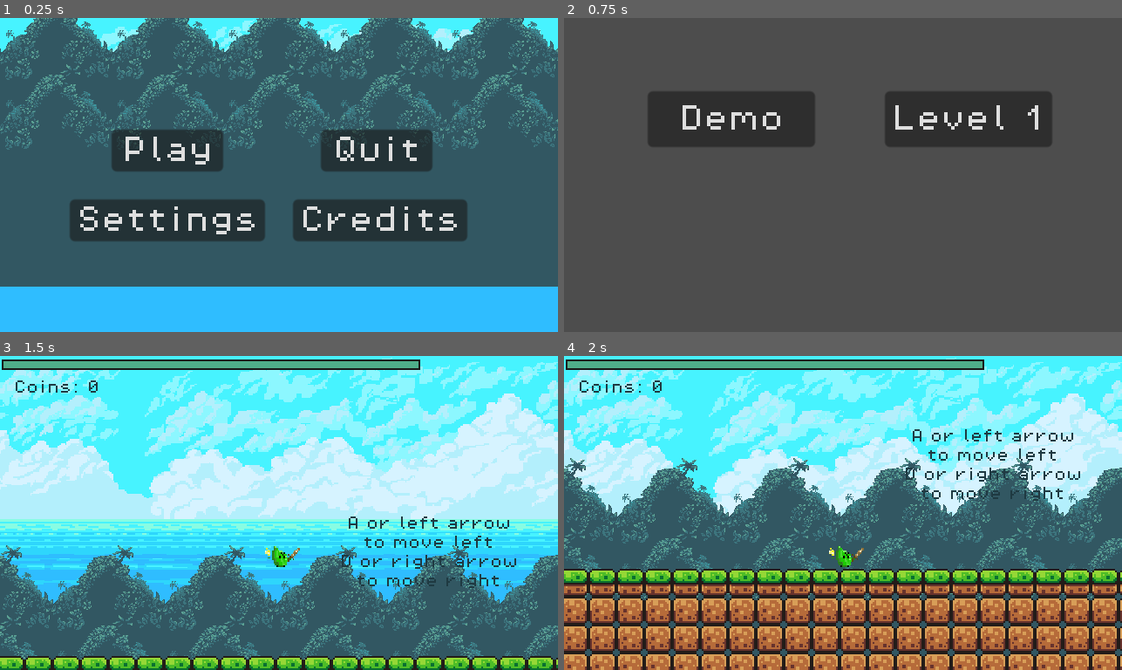
Above: before the commit, frames 1-4 (two rows, left to right).
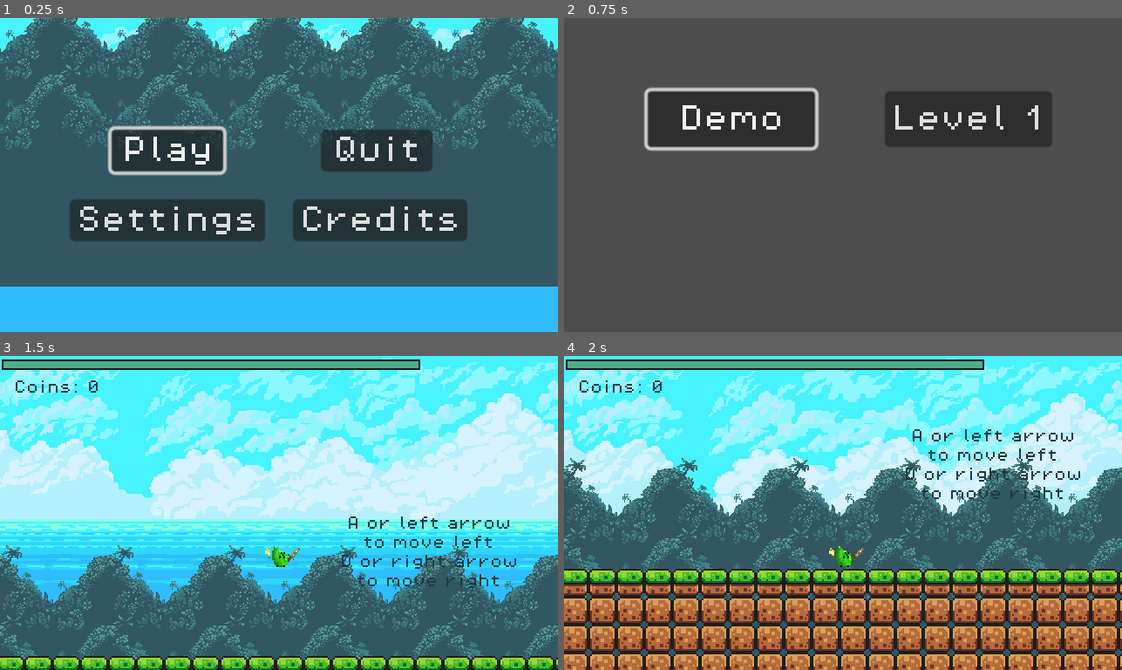
Above: after the commit, the same moments.

Repository: Bwgga/Overleaf
Game: Godot game, scene res://scenes/main_page.tscn
Same seed, same stepped clock (60 frames per second), same inputs: the game is played once before the commit and once after it.
Inputs:
- Up to frame 1 (0.25 s): no input
- Up to frame 2 (0.75 s): click "Play" at 0.5 s
- Up to frame 3 (1.5 s): click "Level 1" at 1.25 s
- Up to frame 4 (2 s): no input

The runs differ from the first frame. In frame 1, 0.9% of the frame differs, in the area x 19-41%, y 34-51%; in frame 2, 1.3%, in the area x 14-46%, y 21-43%; in frame 3, nothing differs; in frame 4, nothing differs.

Commit message:
made buttons controllable via keys (UI control)

Diff:
--- a/project.godot
+++ b/project.godot
@@ -25,6 +25,48 @@
 
 [input]
 
+ui_accept={
+"deadzone": 0.5,
+"events": [Object(InputEventKey,"resource_local_to_scene":false,"resource_name":"","device":0,"window_id":0,"alt_pressed":false,"shift_pressed":false,"ctrl_pressed":false,"meta_pressed":false,"pressed":false,"keycode":4194309,"physical_keycode":0,"key_label":0,"unicode":0,"echo":false,"script":null)
+, Object(InputEventKey,"resource_local_to_scene":false,"resource_name":"","device":0,"window_id":0,"alt_pressed":false,"shift_pressed":false,"ctrl_pressed":false,"meta_pressed":false,"pressed":false,"keycode":4194310,"physical_keycode":0,"key_label":0,"unicode":0,"echo":false,"script":null)
+, Object(InputEventKey,"resource_local_to_scene":false,"resource_name":"","device":0,"window_id":0,"alt_pressed":false,"shift_pressed":false,"ctrl_pressed":false,"meta_pressed":false,"pressed":false,"keycode":32,"physical_keycode":0,"key_label":0,"unicode":32,"echo":false,"script":null)
+, Object(InputEventKey,"resource_local_to_scene":false,"resource_name":"","device":-1,"window_id":0,"alt_pressed":false,"shift_pressed":false,"ctrl_pressed":false,"meta_pressed":false,"pressed":false,"keycode":0,"physical_keycode":69,"key_label":0,"unicode":101,"echo":false,"script":null)
+, Object(InputEventKey,"resource_local_to_scene":false,"resource_name":"","device":-1,"window_id":0,"alt_pressed":false,"shift_pressed":false,"ctrl_pressed":false,"meta_pressed":false,"pressed":false,"keycode":0,"physical_keycode":32,"key_label":0,"unicode":32,"echo":false,"script":null)
+, Object(InputEventKey,"resource_local_to_scene":false,"resource_name":"","device":-1,"window_id":0,"alt_pressed":false,"shift_pressed":false,"ctrl_pressed":false,"meta_pressed":false,"pressed":false,"keycode":0,"physical_keycode":4194309,"key_label":0,"unicode":0,"echo":false,"script":null)
+]
+}
+ui_left={
+"deadzone": 0.5,
+"events": [Object(InputEventKey,"resource_local_to_scene":false,"resource_name":"","device":0,"window_id":0,"alt_pressed":false,"shift_pressed":false,"ctrl_pressed":false,"meta_pressed":false,"pressed":false,"keycode":4194319,"physical_keycode":0,"key_label":0,"unicode":0,"echo":false,"script":null)
+, Object(InputEventJoypadButton,"resource_local_to_scene":false,"resource_name":"","device":0,"button_index":13,"pressure":0.0,"pressed":false,"script":null)
+, Object(InputEventJoypadMotion,"resource_local_to_scene":false,"resource_name":"","device":0,"axis":0,"axis_value":-1.0,"script":null)
+, Object(InputEventKey,"resource_local_to_scene":false,"resource_name":"","device":-1,"window_id":0,"alt_pressed":false,"shift_pressed":false,"ctrl_pressed":false,"meta_pressed":false,"pressed":false,"keycode":0,"physical_keycode":65,"key_label":0,"unicode":97,"echo":false,"script":null)
+]
+}
+ui_right={
+"deadzone": 0.5,
+"events": [Object(InputEventKey,"resource_local_to_scene":false,"resource_name":"","device":0,"window_id":0,"alt_pressed":false,"shift_pressed":false,"ctrl_pressed":false,"meta_pressed":false,"pressed":false,"keycode":4194321,"physical_keycode":0,"key_label":0,"unicode":0,"echo":false,"script":null)
+, Object(InputEventJoypadButton,"resource_local_to_scene":false,"resource_name":"","device":0,"button_index":14,"pressure":0.0,"pressed":false,"script":null)
+, Object(InputEventJoypadMotion,"resource_local_to_scene":false,"resource_name":"","device":0,"axis":0,"axis_value":1.0,"script":null)
+, Object(InputEventKey,"resource_local_to_scene":false,"resource_name":"","device":-1,"window_id":0,"alt_pressed":false,"shift_pressed":false,"ctrl_pressed":false,"meta_pressed":false,"pressed":false,"keycode":0,"physical_keycode":68,"key_label":0,"unicode":100,"echo":false,"script":null)
+]
+}
+ui_up={
+"deadzone": 0.5,
+"events": [Object(InputEventKey,"resource_local_to_scene":false,"resource_name":"","device":0,"window_id":0,"alt_pressed":false,"shift_pressed":false,"ctrl_pressed":false,"meta_pressed":false,"pressed":false,"keycode":4194320,"physical_keycode":0,"key_label":0,"unicode":0,"echo":false,"script":null)
+, Object(InputEventJoypadButton,"resource_local_to_scene":false,"resource_name":"","device":0,"button_index":11,"pressure":0.0,"pressed":false,"script":null)
+, Object(InputEventJoypadMotion,"resource_local_to_scene":false,"resource_name":"","device":0,"axis":1,"axis_value":-1.0,"script":null)
+, Object(InputEventKey,"resource_local_to_scene":false,"resource_name":"","device":-1,"window_id":0,"alt_pressed":false,"shift_pressed":false,"ctrl_pressed":false,"meta_pressed":false,"pressed":false,"keycode":0,"physical_keycode":87,"key_label":0,"unicode":119,"echo":false,"script":null)
+]
+}
+ui_down={
+"deadzone": 0.5,
+"events": [Object(InputEventKey,"resource_local_to_scene":false,"resource_name":"","device":0,"window_id":0,"alt_pressed":false,"shift_pressed":false,"ctrl_pressed":false,"meta_pressed":false,"pressed":false,"keycode":4194322,"physical_keycode":0,"key_label":0,"unicode":0,"echo":false,"script":null)
+, Object(InputEventJoypadButton,"resource_local_to_scene":false,"resource_name":"","device":0,"button_index":12,"pressure":0.0,"pressed":false,"script":null)
+, Object(InputEventJoypadMotion,"resource_local_to_scene":false,"resource_name":"","device":0,"axis":1,"axis_value":1.0,"script":null)
+, Object(InputEventKey,"resource_local_to_scene":false,"resource_name":"","device":-1,"window_id":0,"alt_pressed":false,"shift_pressed":false,"ctrl_pressed":false,"meta_pressed":false,"pressed":false,"keycode":0,"physical_keycode":83,"key_label":0,"unicode":115,"echo":false,"script":null)
+]
+}
 jump={
 "deadzone": 0.5,
 "events": [Object(InputEventKey,"resource_local_to_scene":false,"resource_name":"","device":-1,"window_id":0,"alt_pressed":false,"shift_pressed":false,"ctrl_pressed":false,"meta_pressed":false,"pressed":false,"keycode":0,"physical_keycode":32,"key_label":0,"unicode":32,"echo":false,"script":null)
--- a/scenes/levels_page.tscn
+++ b/scenes/levels_page.tscn
@@ -18,6 +18,7 @@
 anchor_bottom = -0.089
 offset_top = 0.0600052
 offset_bottom = 0.0200005
+focus_neighbor_right = NodePath("../Level 1")
 theme_override_fonts/font = ExtResource("1_gbdfo")
 text = "Demo"
 metadata/_edit_use_anchors_ = true
@@ -30,6 +31,7 @@
 anchor_bottom = -0.089
 offset_top = 0.0600052
 offset_bottom = 0.0200005
+focus_neighbor_left = NodePath("../Demo Level")
 theme_override_fonts/font = ExtResource("1_gbdfo")
 text = "Level 1"
 metadata/_edit_use_anchors_ = true
--- a/scenes/main_page.tscn
+++ b/scenes/main_page.tscn
@@ -25,6 +25,8 @@
 offset_top = 8.0
 offset_right = -16.0
 offset_bottom = 32.0
+focus_neighbor_right = NodePath("../Quit")
+focus_neighbor_bottom = NodePath("../Settings")
 theme_override_fonts/font = ExtResource("1_r5t2c")
 theme_override_font_sizes/font_size = 16
 text = "Play"
@@ -35,6 +37,8 @@
 offset_top = 8.0
 offset_right = 104.0
 offset_bottom = 32.0
+focus_neighbor_left = NodePath("../Play")
+focus_neighbor_bottom = NodePath("../Credits")
 theme_override_fonts/font = ExtResource("1_r5t2c")
 theme_override_font_sizes/font_size = 16
 text = "Quit"
@@ -45,6 +49,8 @@
 offset_top = 48.0
 offset_right = 8.0
 offset_bottom = 72.0
+focus_neighbor_top = NodePath("../Play")
+focus_neighbor_right = NodePath("../Credits")
 theme_override_fonts/font = ExtResource("1_r5t2c")
 theme_override_font_sizes/font_size = 16
 text = "Settings"
@@ -55,6 +61,8 @@
 offset_top = 48.0
 offset_right = 124.0
 offset_bottom = 72.0
+focus_neighbor_left = NodePath("../Settings")
+focus_neighbor_top = NodePath("../Quit")
 theme_override_fonts/font = ExtResource("1_r5t2c")
 theme_override_font_sizes/font_size = 16
 text = "Credits
--- a/scripts/levels_page.gd
+++ b/scripts/levels_page.gd
@@ -1,4 +1,10 @@
 extends Node2D
+
+@onready var demo_level = $"Level Buttons/Demo Level"
+
+# put focus on demo level button
+func _ready():
+	demo_level.grab_focus()
 
 # demo level button
 func _on_demo_level_pressed():
--- a/scripts/main_page.gd
+++ b/scripts/main_page.gd
@@ -1,5 +1,10 @@
 extends Node2D
 
+@onready var play = $Play
+
+# put focus on play button
+func _ready():
+	play.grab_focus()
 
 # Play button
 func _on_play_pressed():
